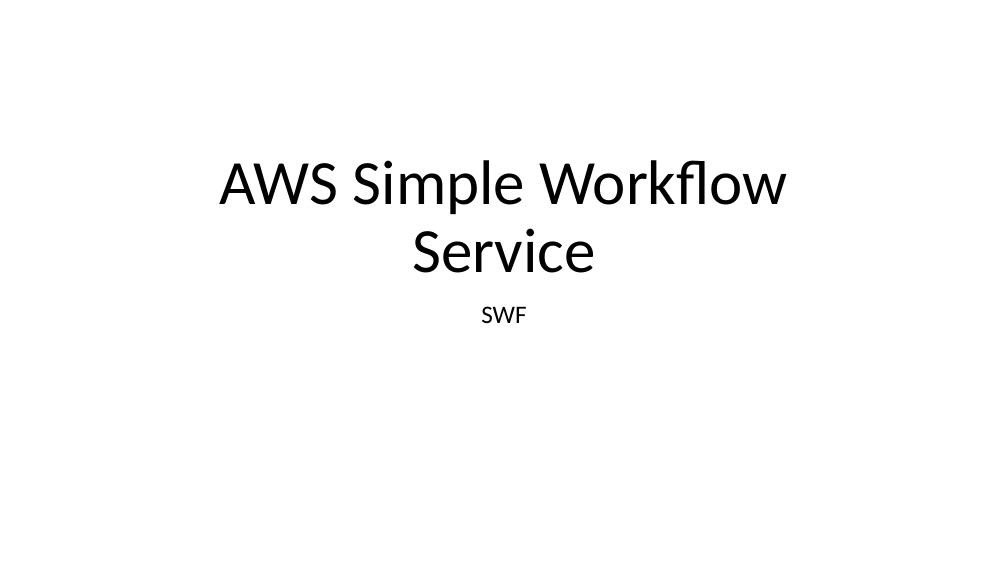
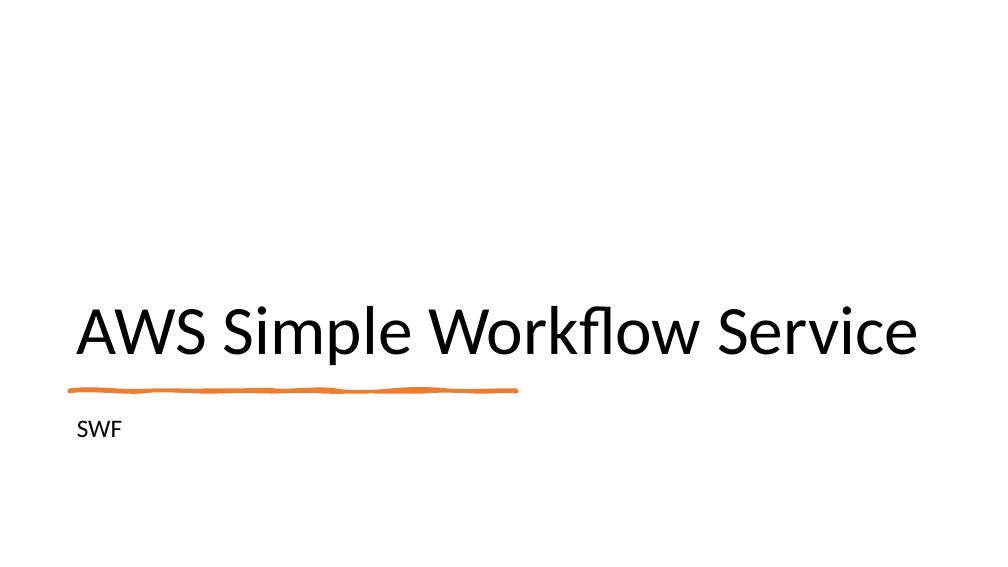
Before and after one commit to IlyaChakun/aws-iba-courses, a slide deck: slide 1 of lecture-materials/Serverless/SWF/swf.pptx. Drawn at 1008x567 pixels with LibreOffice and Linux fonts; fonts in the diff are those of the drawing. Boxes give left, top, right and bottom in pixels: in the first picture for what was removed or moved away, otherwise in the second. Text is boxed around its words. In the diff, an @@ line names an element or a change of style, - is before the commit and + after.

```diff
--- a/lecture-materials/Serverless/SWF/swf.pptx
+++ b/lecture-materials/Serverless/SWF/swf.pptx
@@ title "AWS Simple Workflow Service": place and size @@
-title "AWS Simple Workflow Service" at (220, 160, 787, 273)
+title "AWS Simple Workflow Service" at (77, 306, 919, 366)
@@ title "AWS Simple Workflow Service" at (77, 306, 919, 366): size 60 to 66 pt; alignment centre to left @@
@@ subtitle "SWF": place and size @@
-subtitle "SWF" at (481, 306, 526, 323)
+subtitle "SWF" at (77, 420, 122, 437)
@@ subtitle "SWF" at (77, 420, 122, 437): alignment centre to left @@
@@ freeform shape added at (70, 390, 517, 392), fill #ED7D31, outline #ED7D31 3.25 pt @@
```
Also in this commit, not shown: 6 slides added, 24 other files.
